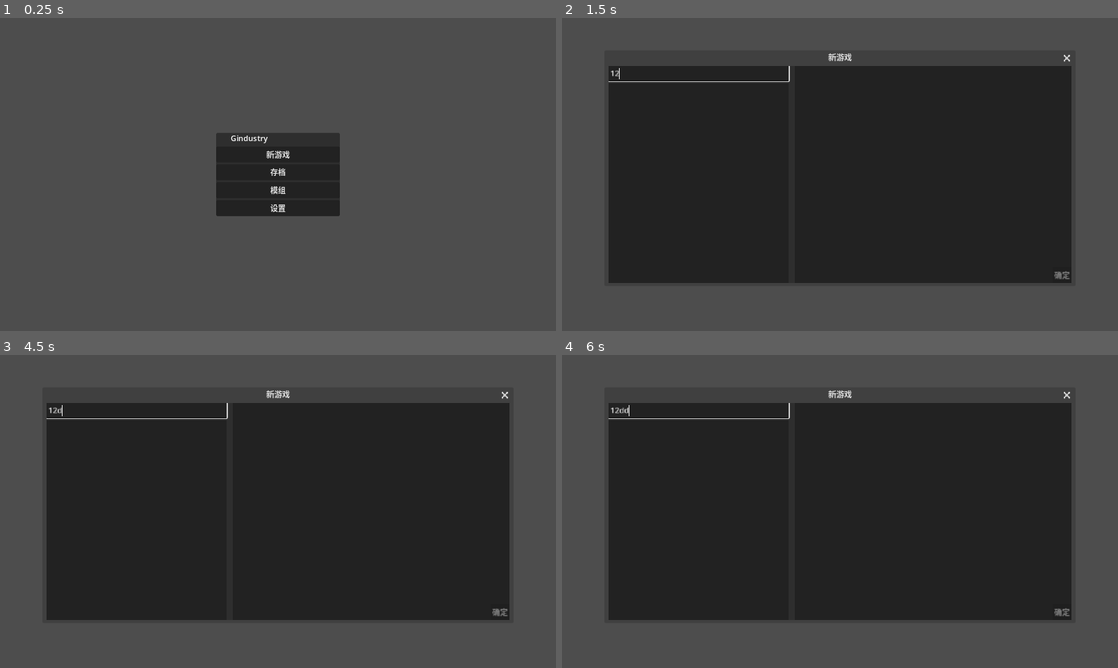
Above: before the commit, frames 1-4 (two rows, left to right).
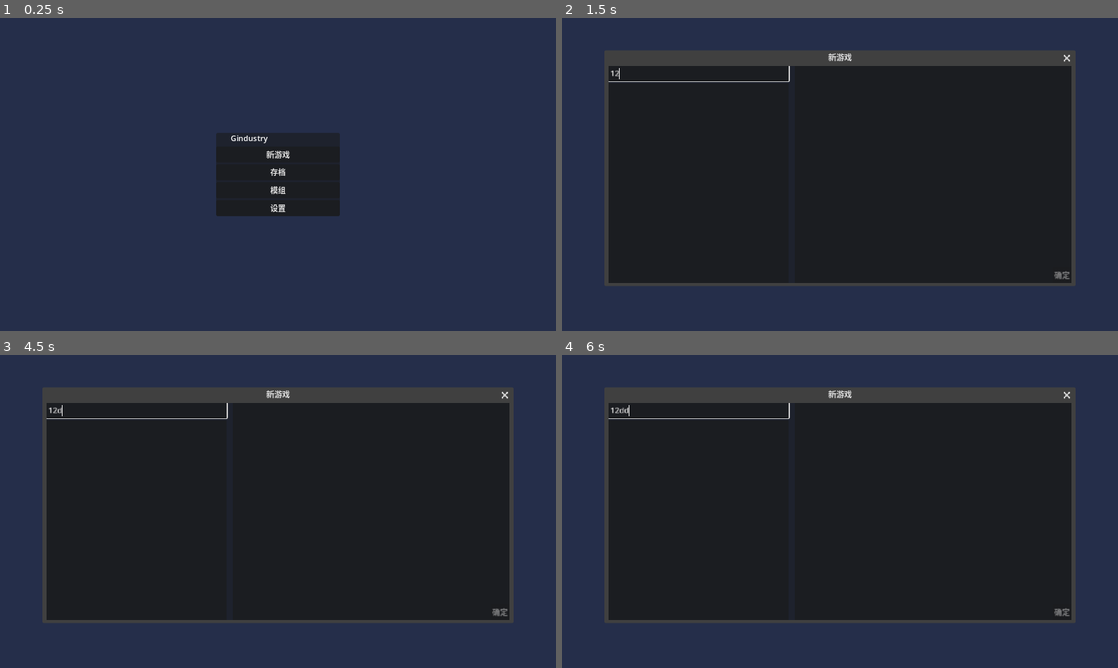
Above: after the commit, the same moments.

Repository: aawwaaa/gindustry
Game: Godot game, scene res://ui/main.tscn
Same seed, same stepped clock (60 frames per second), same inputs: the game is played once before the commit and once after it.
Inputs (mouse positions are in pixels of both pictures, inside the frame that each line leads up to):
- Up to frame 1 (0.25 s): no input
- Up to frame 2 (1.5 s): click "新游戏" at 0.5 s; click (701, 74) at 1.27 s; type "12" at 1.35 s
- Up to frame 3 (4.5 s): click "存档" at 2 s; click "模组" at 2.75 s; click "设置" at 3.5 s; tap Enter at 4.25 s; move the mouse to (400, 495) at 4.27 s; hold D (move_right) from 4.28 s (still down); click (400, 495) at 4.35 s
- Up to frame 4 (6 s): click (962, 495) at 5 s; release D (move_right) at 5 s; drag from (728, 527) to (812, 574) at 5.02 s; click (812, 574) at 5.75 s; move the mouse to (895, 442) at 5.77 s; hold D (move_right) from 5.78 s (still down); click (895, 442) at 5.85 s

The runs differ from the first frame. In frame 1, 94% of the frame differs, in the area x 0-100%, y 0-100%; in frame 2, 36%; in frame 3, 36%; in frame 4, 36%.
Error before the commit: Invalid access to property or key 'build_ui' on a base object of type 'Control (GameUI)'. (res://contents/input_handlers/desktop/build.gd:50)

Commit message:
save

Diff:
--- a/contents/building_categories/battle.tres
+++ b/contents/building_categories/battle.tres
@@ -9,5 +9,6 @@
 
 [resource]
 script = ExtResource("2_mllqs")
+order = 10
 icon = SubResource("AtlasTexture_ttvsd")
 id = "battle"
--- a/contents/building_categories/capture.tres
+++ b/contents/building_categories/capture.tres
@@ -9,5 +9,6 @@
 
 [resource]
 script = ExtResource("1_8eu0b")
+order = 11
 icon = SubResource("AtlasTexture_kyl7w")
 id = "capture"
--- a/contents/building_categories/factory.tres
+++ b/contents/building_categories/factory.tres
@@ -9,5 +9,6 @@
 
 [resource]
 script = ExtResource("1_0qjbn")
+order = 14
 icon = SubResource("AtlasTexture_nrlvk")
 id = "factory"
--- a/contents/building_categories/logic.tres
+++ b/contents/building_categories/logic.tres
@@ -9,5 +9,6 @@
 
 [resource]
 script = ExtResource("1_uanwc")
+order = 17
 icon = SubResource("AtlasTexture_jmn0m")
 id = "logic"
--- a/contents/building_categories/misc.tres
+++ b/contents/building_categories/misc.tres
@@ -9,5 +9,6 @@
 
 [resource]
 script = ExtResource("1_g4gjs")
+order = 19
 icon = SubResource("AtlasTexture_m27fd")
 id = "misc"
--- a/contents/building_categories/power.tres
+++ b/contents/building_categories/power.tres
@@ -9,5 +9,6 @@
 
 [resource]
 script = ExtResource("1_lbwwu")
+order = 13
 icon = SubResource("AtlasTexture_p3goj")
 id = "power"
--- a/contents/building_categories/research.tres
+++ b/contents/building_categories/research.tres
@@ -9,5 +9,6 @@
 
 [resource]
 script = ExtResource("1_q7obm")
+order = 18
 icon = SubResource("AtlasTexture_f1j2p")
 id = "research"
--- a/contents/building_categories/struct.tres
+++ b/contents/building_categories/struct.tres
@@ -9,5 +9,6 @@
 
 [resource]
 script = ExtResource("1_hd3xq")
+order = 16
 icon = SubResource("AtlasTexture_ul65c")
 id = "struct"
--- a/contents/building_categories/transportation.tres
+++ b/contents/building_categories/transportation.tres
@@ -9,5 +9,6 @@
 
 [resource]
 script = ExtResource("1_g8iku")
+order = 12
 icon = SubResource("AtlasTexture_3exf7")
 id = "transportation"
--- a/contents/building_categories/unit.tres
+++ b/contents/building_categories/unit.tres
@@ -9,5 +9,6 @@
 
 [resource]
 script = ExtResource("1_o11e7")
+order = 15
 icon = SubResource("AtlasTexture_6o1xa")
 id = "unit"
--- a/contents/input_handlers/desktop/build.gd
+++ b/contents/input_handlers/desktop/build.gd
@@ -12,6 +12,7 @@
 var break_buffer: Array[int] = [];
 var break_drag_buffer: Array[int] = [];
 
+var dragging: bool = false
 var building_drag_begin: Vector2i;
 var building_drag_end: Vector2i;
 
@@ -30,16 +31,16 @@
     if not controller.build_plan.is_empty() and not ui.has_build_plan:
         ui.has_build_plan = true
 
-func _handle_input(event: InputEvent) -> void:
+func handle_input(event: InputEvent) -> void:
     if event is InputEventMouse: handle_input_event_mouse(event)
 
 func handle_input_event_mouse(event: InputEventMouse) -> void:
     var pos = event.position
     var trans = Game.camera_node.get_viewport_transform()
     var world_pos = trans.affine_inverse() * pos
-    building_shadow_position = world_pos
+    building_shadow_position = Tile.to_tile_pos(world_pos)
     if entity: update_building_shadow()
-    if entity and event is InputEventMouseButton: handle_drag(event, world_pos)
+    if entity: handle_drag(event, world_pos)
 
 func load_ui(node: Control) -> void:
     signals.merge({
@@ -65,18 +66,21 @@
         return
     if not selected: return
     if building_shadow and ( \
-                building_shadow.type != selected \
+                building_shadow.building_type != selected \
                 or building_shadow.world != entity.world):
         building_shadow.queue_free()
         building_shadow = null
     if not building_shadow:
         building_shadow = selected.create_shadow()
         building_shadow.world = entity.world
+        building_shadow.disable_collision = true
         entity.world.add_temp_node(building_shadow)
+        building_shadow.layer = entity.layer
+        building_shadow.build_progress = 1
     building_shadow.rotation = ui.current_rotation_rad
     building_shadow.position = Tile.to_world_pos(building_shadow_position)
-    var check_result = selected._check_build()
-    selected._set_check_build_result(check_result)
+    var check_result = building_shadow._check_build()
+    building_shadow._set_check_build_result(check_result)
 
 func update_build_plan() -> void:
     var ui = GameUI.instance.build_ui
@@ -95,9 +99,11 @@
     var building_type = ui.selected_building_type
     if event is InputEventMouseButton and event.is_pressed():
         building_drag_begin = Tile.to_tile_pos(world_pos)
+        dragging = true
+    if not dragging: return
     building_drag_end = Tile.to_tile_pos(world_pos)
     var drag_vector = get_drag_vector()
-    var step = drag_vector.normalized()
+    var step = Vector2i(Vector2(drag_vector).normalized())
     var current_pos = Vector2i.ZERO
     for shadow in building_drag_buffer:
         shadow.queue_free()
@@ -106,8 +112,12 @@
     while current_pos.length_squared() < drag_vector.length_squared():
         if not current_shadow:
             current_shadow = building_type.create_shadow()
+            current_shadow.world = entity.world
             current_shadow.rotation = ui.current_rotation_rad
+            current_shadow.layer = entity.layer
+            current_shadow.disable_collision = true
             entity.world.add_temp_node(current_shadow)
+            current_shadow.build_progress = 1
         var tile_pos = building_drag_begin + current_pos
         current_shadow.position = Tile.to_world_pos(tile_pos)
         if current_shadow._check_build():
@@ -116,13 +126,14 @@
         current_pos += step
     if current_shadow: current_shadow.queue_free()
     if event is InputEventMouseButton and not event.is_pressed():
-        building_buffer.append_array(building_drag_buffer)
-        building_drag_buffer.clear()
-        buffer_updated()
+        dragging = false
+        confirm_build_drag()
 
 func handle_break_drag(event: InputEventMouse, world_pos: Vector2) -> void:
     if event is InputEventMouseButton and event.is_pressed():
         building_drag_begin = Tile.to_tile_pos(world_pos)
+        dragging = true
+    if not dragging: return
     building_drag_end = Tile.to_tile_pos(world_pos)
     break_drag_buffer.clear()
     var begin = Vector2i(mini(building_drag_begin.x, building_drag_end.x), \
@@ -138,12 +149,30 @@
         current_pos.x = begin.x
         current_pos.y += 1
     if event is InputEventMouseButton and not event.is_pressed():
+        dragging = false
         break_buffer.append_array(break_drag_buffer)
         break_drag_buffer.clear()
         buffer_updated()
 
 func handle_copy_drag(event: InputEventMouse, world_pos: Vector2) -> void:
     pass
+
+func confirm_build_drag() -> void:
+    for node in building_drag_buffer:
+        node.get_parent().remove_child(node)
+    var current = building_drag_buffer.pop_front()
+    current.world.add_child(current)
+    if not current: return
+    while building_drag_buffer.size() > 0:
+        var next = building_drag_buffer.pop_front()
+        next.world.add_child(next)
+        await get_tree().physics_frame
+        if not next._check_build():
+            next.queue_free()
+            continue
+        building_buffer.append(current)
+        current = next
+    buffer_updated()
 
 func get_drag_vector() -> Vector2i:
     var x_axis_len = absi(building_drag_end.x - building_drag_begin.x)
--- a/contents/input_handlers/desktop/desktop.gd
+++ b/contents/input_handlers/desktop/desktop.gd
@@ -31,6 +31,8 @@
 func _handle_input(event: InputEvent) -> void:
     if event is InputEventMouse: handle_input_event_mouse(event)
     if event is InputEventKey: handle_input_event_key(event)
+    item_use.handle_input(event)
+    build.handle_input(event)
 
 func _handle_process(_delta: float) -> void:
     if entity: update_debug_message()
--- a/contents/input_handlers/desktop/item_use.gd
+++ b/contents/input_handlers/desktop/item_use.gd
@@ -8,7 +8,7 @@
     set(v): enabled = v; update_item_use()
 var activate: bool = false;
 
-func _handle_input(event: InputEvent) -> void:
+func handle_input(event: InputEvent) -> void:
     if event is InputEventMouse: handle_input_event_mouse(event)
 
 func handle_input_event_mouse(event: InputEventMouse) -> void:
@@ -19,6 +19,7 @@
 
 func handle_item_use_mouse(world_pos: Vector2) -> void:
     item_use_position = world_pos
+    update_item_use()
     if Input.is_action_just_pressed("item_use_confirm"):
         confirm_item_use()
 
--- a/mods/gindustry/contents/buildings/test/building.tres
+++ b/mods/gindustry/contents/buildings/test/building.tres
@@ -9,7 +9,7 @@
 
 [sub_resource type="Resource" id="Resource_bdwam"]
 script = ExtResource("4_5omtw")
-item_type_id = "Gindustry_copper"
+item_type_id = "gindustry_items_copper"
 amount = 4
 args = {}
 
--- a/mods/gindustry/contents/buildings/test/shadow.tscn
+++ b/mods/gindustry/contents/buildings/test/shadow.tscn
@@ -3,50 +3,40 @@
 [ext_resource type="PackedScene" uid="uid://dowx2nq7aicx4" path="res://types/world/building/building_shadow.tscn" id="0_q8n3c"]
 [ext_resource type="Texture2D" uid="uid://cpwbq7b4r4vob" path="res://mods/gindustry/assets/buildings/test_build.png" id="3_q2igq"]
 
-[sub_resource type="CircleShape2D" id="CircleShape2D_o3di8"]
-radius = 8.0
+[sub_resource type="ConcavePolygonShape2D" id="ConcavePolygonShape2D_s2vsi"]
+segments = PackedVector2Array(-12, -44, 12, -44, -44, -12, 44, -12, 20, 24, 44, 24)
 
 [node name="Shadow" instance=ExtResource("0_q8n3c")]
 
-[node name="Area2D" type="Area2D" parent="Floors" index="0"]
+[node name="Floors" parent="." index="0"]
+visible = true
+
+[node name="Area2D" type="Marker2D" parent="Floors" index="0"]
 position = Vector2(0, -32)
-monitorable = false
 
-[node name="CollisionShape2D" type="CollisionShape2D" parent="Floors/Area2D" index="0"]
-shape = SubResource("CircleShape2D_o3di8")
+[node name="Area2D2" type="Marker2D" parent="Floors" index="1"]
+position = Vector2(-32, 0)
 
-[node name="Area2D2" type="Area2D" parent="Floors" index="1"]
-position = Vector2(-32, 0)
-monitorable = false
+[node name="Area2D3" type="Marker2D" parent="Floors" index="2"]
 
-[node name="CollisionShape2D" type="CollisionShape2D" parent="Floors/Area2D2" index="0"]
-shape = SubResource("CircleShape2D_o3di8")
+[node name="Area2D4" type="Marker2D" parent="Floors" index="3"]
+position = Vector2(32, 0)
 
-[node name="Area2D3" type="Area2D" parent="Floors" index="2"]
-monitorable = false
-
-[node name="CollisionShape2D" type="CollisionShape2D" parent="Floors/Area2D3" index="0"]
-shape = SubResource("CircleShape2D_o3di8")
-
-[node name="Area2D4" type="Area2D" parent="Floors" index="3"]
-position = Vector2(32, 0)
-monitorable = false
-
-[node name="CollisionShape2D" type="CollisionShape2D" parent="Floors/Area2D4" index="0"]
-shape = SubResource("CircleShape2D_o3di8")
-
-[node name="Area2D5" type="Area2D" parent="Floors" index="4"]
+[node name="Area2D5" type="Marker2D" parent="Floors" index="4"]
 position = Vector2(32, 32)
-monitorable = false
-
-[node name="CollisionShape2D" type="CollisionShape2D" parent="Floors/Area2D5" index="0"]
-shape = SubResource("CircleShape2D_o3di8")
 
 [node name="CollisionPolygon2D" type="CollisionPolygon2D" parent="CollisionArea" index="0"]
+polygon = PackedVector2Array(-12, -44, 12, -44, 12, -12, 44, -12, 44, 44, 20, 44, 20, 12, -44, 12, -44, -12, -12, -12)
+
+[node name="AnimatableBody2D" parent="." index="2"]
+sync_to_physics = false
+
+[node name="CollisionPolygon2D" type="CollisionPolygon2D" parent="AnimatableBody2D" index="0"]
+visible = false
 polygon = PackedVector2Array(-16, -48, 16, -48, 16, -16, 48, -16, 48, 48, 16, 48, 16, 16, -48, 16, -48, -16, -16, -16)
 
-[node name="CollisionPolygon2D" type="CollisionPolygon2D" parent="AnimatableBody2D" index="0"]
-polygon = PackedVector2Array(-16, -48, 16, -48, 16, -16, 48, -16, 48, 48, 16, 48, 16, 16, -48, 16, -48, -16, -16, -16)
+[node name="ShapeCast2D" parent="." index="3"]
+shape = SubResource("ConcavePolygonShape2D_s2vsi")
 
 [node name="Polygon2D" type="Polygon2D" parent="DisplayPolygons" index="0"]
 texture = ExtResource("3_q2igq")
@@ -68,5 +58,5 @@
 texture_offset = Vector2(48, 48)
 polygon = PackedVector2Array(48, 48, 0, 48, 48, 0)
 
-[node name="Sprite2D" parent="." index="5"]
+[node name="Sprite2D" parent="." index="6"]
 texture = ExtResource("3_q2igq")
--- a/project.godot
+++ b/project.godot
@@ -94,3 +94,4 @@
 textures/canvas_textures/default_texture_filter=0
 renderer/rendering_method="gl_compatibility"
 renderer/rendering_method.mobile="gl_compatibility"
+environment/defaults/default_clear_color=Color(0.145098, 0.180392, 0.290196, 1)
--- a/types/contents/building_category.gd
+++ b/types/contents/building_category.gd
@@ -1,6 +1,7 @@
 class_name BuildingCategory
 extends Content
 
+@export var order: int = 0
 @export var icon: Texture2D = load("res://assets/asset-not-found.png")
 
 var building_types: Array[BuildingType] = []
--- a/types/contents/building_type.gd
+++ b/types/contents/building_type.gd
@@ -7,10 +7,15 @@
 @export var category: BuildingCategory
 @export var requirements: Array[TypedItemStack] = []
 
+var requirements_cache: Array[Item] = []
+
 func get_requirements() -> Array[Item]:
-    return requirements.map(func(item: TypedItemStack):
-        return item.get_item()
-    )
+    if requirements_cache.size() != 0: return requirements_cache
+    var array: Array[Item] = []
+    for item in requirements:
+        array.append(item.get_item())
+    requirements_cache = array
+    return array
 
 func get_tr_name() -> String:
     return Content.to_full_id(mod.mod_info.id, id, "Building")
--- a/types/game/player/input_handler_module.gd
+++ b/types/game/player/input_handler_module.gd
@@ -10,7 +10,7 @@
 var target: ControllerAdapter:
     get: return handler.target
 var entity: Entity:
-    get: return target.entity
+    get: return handler.entity
 
 func _init(handler: InputHandler) -> void:
     self.handler = handler
--- a/types/world/building/build_plan.gd
+++ b/types/world/building/build_plan.gd
@@ -10,6 +10,7 @@
 
 var breaking: bool = false
 var paused: bool = false
+var preview_name: String = ""
 
 var building_type_index: int
 var building_type: BuildingType:
--- a/types/world/building/builder_adapter.gd
+++ b/types/world/building/builder_adapter.gd
@@ -24,7 +24,7 @@
     var build_plan = controller._get_build_plan()
     for unit in units:
         unit.current_building_plan = null
-    var removes = []
+    var removes: Array[BuildPlan] = []
     for plan in build_plan:
         build_plan_process(plan, removes)
     for remove in removes:
@@ -34,7 +34,6 @@
     plan.building = false
     if plan.paused: return
     if not plan.check_passed:
-        removes.append(plan)
         return
     if plan.world != entity_node.world: return
     var accessible = false
--- a/types/world/building/building_shadow.gd
+++ b/types/world/building/building_shadow.gd
@@ -7,12 +7,11 @@
 
 var layer: int = 0:
     set = set_layer;
-@export var floor_collision_mask_begin: int;
-@export var floor_collision_mask_end: int;
 @export var collision_mask_begin: int;
 @export var collision_mask_end: int;
 @export var collision: AnimatableBody2D
 @export var collision_area: Area2D
+@export var shape_cast: ShapeCast2D
 @export var floors: Node2D;
 @export var display_polygons: Node2D;
 @export var display_sprite: Sprite2D;
@@ -24,21 +23,19 @@
 
 var build_progress: float:
     set = set_build_progress
+var disable_collision: bool = false
 var full_build: bool = false
 var building_config: Variant:
     get = _get_building_config,
     set = _set_building_config
 
 func _check_build() -> bool:
-    if collision_area.get_overlapping_bodies().size() > (1 if build_progress != 0 else 0):
+    shape_cast.force_shapecast_update()
+    if shape_cast.is_colliding():
         return false
-    var floor_count = 0;
-    for area2d in floors.get_children():
-        if area2d.get_overlapping_bodies().size() > 0:
-            floor_count += 1
-    if floor_count < floors.size(): return false
     for tile_pos in tiles:
         var tile = world.get_tile_or_null(tile_pos)
+        if not tile: return false
         if not tile.can_build_on(building_type): return false
     return true
 
@@ -66,7 +63,7 @@
         for point_id in range(points.size()):
             var point = points[point_id]
             polygon.polygon[point_id + 1] = base + point * v
-    collision.process_mode = PROCESS_MODE_DISABLED if v == 0 else PROCESS_MODE_INHERIT
+    collision.process_mode = PROCESS_MODE_DISABLED if v == 0 or disable_collision else PROCESS_MODE_INHERIT
 
 func set_layer(v: int) -> void:
     layer = v
@@ -76,17 +73,12 @@
     collision.collision_layer = mask
     collision_area.collision_mask = mask
     collision_area.collision_layer = mask
-    if not is_instance_valid(floors): return
-    var floor_mask = Entity.get_collision_mask_static(layer,
-            floor_collision_mask_begin, floor_collision_mask_end);
-    for area2d in floors.get_children():
-        area2d.collision_mask = floor_mask
-        area2d.collision_layer = floor_mask
+    if not is_instance_valid(shape_cast): return
+    shape_cast.collision_mask = mask
 
 func _ready() -> void:
     collision_area.monitorable = false
     for area2d in floors.get_children():
-        area2d.monitorable = false
         var pos = (area2d.position / Global.TILE_SIZE) \
                 .rotated(global_rotation - world.global_rotation).floor()
         tiles.append(pos)
--- a/types/world/building/building_shadow.tscn
+++ b/types/world/building/building_shadow.tscn
@@ -2,12 +2,11 @@
 
 [ext_resource type="Script" path="res://types/world/building/building_shadow.gd" id="1_2quqi"]
 
-[node name="Shadow" type="Node2D" node_paths=PackedStringArray("collision", "collision_area", "floors", "display_polygons", "display_sprite", "marks")]
+[node name="Shadow" type="Node2D" node_paths=PackedStringArray("collision", "collision_area", "shape_cast", "floors", "display_polygons", "display_sprite", "marks")]
 script = ExtResource("1_2quqi")
-floor_collision_mask_begin = -1
-floor_collision_mask_end = -1
 collision = NodePath("AnimatableBody2D")
 collision_area = NodePath("CollisionArea")
+shape_cast = NodePath("ShapeCast2D")
 floors = NodePath("Floors")
 display_polygons = NodePath("DisplayPolygons")
 display_sprite = NodePath("Sprite2D")
@@ -29,6 +28,11 @@
 metadata/_edit_lock_ = true
 metadata/_edit_group_ = true
 
+[node name="ShapeCast2D" type="ShapeCast2D" parent="."]
+visible = false
+target_position = Vector2(0, 24)
+metadata/_edit_lock_ = true
+
 [node name="DisplayPolygons" type="Node2D" parent="."]
 metadata/_edit_lock_ = true
 
--- a/types/world/tile.gd
+++ b/types/world/tile.gd
@@ -116,6 +116,7 @@
         set_special_data()
 
 func can_build_on(building_type: BuildingType) -> bool:
+    if not floor_type: return false
     if floor_type and not floor_type.can_build_on(self, building_type): return false
     if overlay_type and not overlay_type.can_build_on(self, building_type): return false
     if building and not building._can_be_replaced_by(building_type): return false
--- a/ui/game/build/build_ui.gd
+++ b/ui/game/build/build_ui.gd
@@ -1,3 +1,4 @@
+class_name BuildUI
 extends Control
 
 signal rotation_changed(rotation: int);
@@ -66,9 +67,13 @@
     for child in %BuildingCategories.get_children():
         child.queue_free();
 
+    var ordered: Array = Contents.contents_type_indexed["building_category"].duplicate()
+
+    ordered.sort_custom(func(a, b): return a.order < b.order)
+
     var first: BuildingCategory
 
-    for category in Contents.contents_type_indexed["building_category"]:
+    for category in ordered:
         var button = Button.new();
         button.icon = category.icon;
         button.button_group = building_category_button_group;
--- a/ui/game/game_ui.gd
+++ b/ui/game/game_ui.gd
@@ -8,6 +8,7 @@
 static var instance: GameUI;
 @onready var player_inventory: PlayerInventory = $PlayerInventory
 @onready var pause_menu: PauseMenu = %PauseMenu
+@onready var build_ui: BuildUI = %BuildUI
 @onready var debug: Label = %Debug
 @onready var input_handler_ui: Control = %InputHandlerUI
 
--- a/ui/game/game_ui.tscn
+++ b/ui/game/game_ui.tscn
@@ -41,6 +41,7 @@
 layout_mode = 2
 
 [node name="BuildUI" parent="." instance=ExtResource("4_ik2wa")]
+unique_name_in_owner = true
 layout_mode = 1
 
 [node name="InputHandlerUI" type="Control" parent="."]
--- a/ui/main.gd
+++ b/ui/main.gd
@@ -91,6 +91,7 @@
     GameUI.instance = %GameUI
 
     %GameUI.loaded()
+    progress.call(5);
+
     Global.game_ui_input_handler = %GameUI.input_handler_ui
     Global.set_input_handler()
-    progress.call(5);
